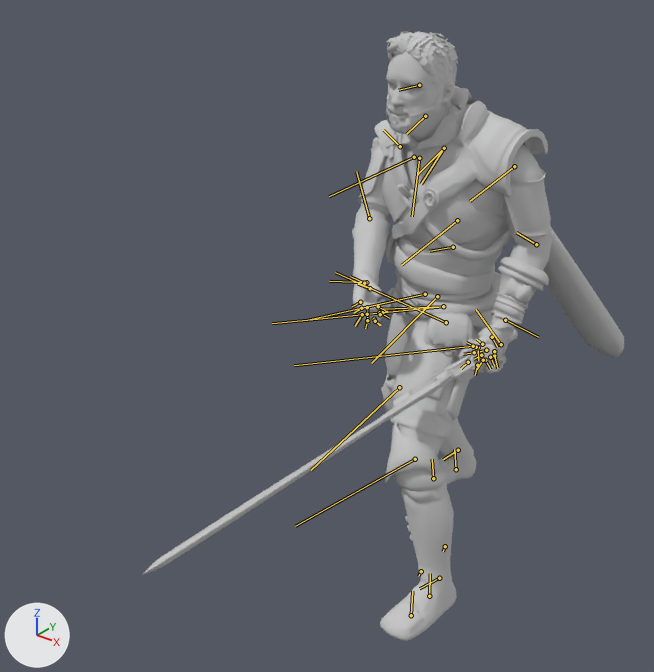
An edit to the FBX model Assets/Player/Animaciones ya separadas/ANIMATIONS_V4.0/Anim TurnAttack.FBX, drawn before and after from the same camera.
Camera for both pictures: a 50 mm camera at (1.168, -1.983, 1.766) aimed at (-0.121, -0.372, 0.767). Lighting does not change. The marker at lower left points along +X, +Y and +Z. Both versions are drawn at frame 960 of the action 'Take 001'; the numbers are the values there. The bones that bend it are drawn over the model as lines.

The first picture shows 'ArmorF', 'ArmorFront', 'Body', 'Boots LowPoly', 'Epic Gauntlet001', 'Gauntlet', 'Hair', 'Holster(Sword)', 'Object001', 'Object002', 'Object003', 'Pants001', 'Plane001', 'Polar', 'Poller', 'Sword(Blade)', 'default'.
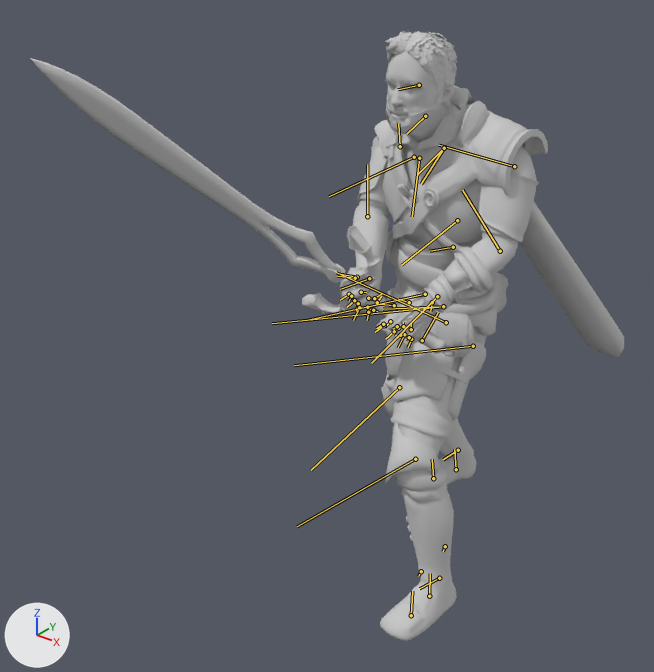
What changed in the scene script:
```text
Change bone_catriglarm1:
    where bone_catriglarm1 = bpy.data.objects['Armature'].pose.bones['CATRigLArm1']  # child of 'CATRigLArmCollarbone'
    bone_catriglarm1.rotation_quaternion: (0.71, -0.318, -0.596, 0.201) -> (0.67, -0.344, -0.385, 0.534)  # degrees (-83, -46, 73) -> degrees (-62, -9, 82)
Change bone_catriglarmpalm:
    where bone_catriglarmpalm = bpy.data.objects['Armature'].pose.bones['CATRigLArmPalm']  # child of 'CATRigLArm2'
    bone_catriglarmpalm.rotation_quaternion: (0.922, 0.317, 0.204, 0.086) -> (0.849, 0.5, 0.168, 0.014)  # degrees (41, 19, 18) -> degrees (63, 16, 11)
Change bone_catrigrarm1:
    where bone_catrigrarm1 = bpy.data.objects['Armature'].pose.bones['CATRigRArm1']  # child of 'CATRigRArmCollarbone'
    bone_catrigrarm1.rotation_quaternion: (0.643, 0.339, 0.38, 0.572) -> (0.627, 0.322, 0.315, 0.636)  # degrees (61, 6, 87) -> degrees (53, -1, 90)
Change bone_catrigrarmpalm:
    where bone_catrigrarmpalm = bpy.data.objects['Armature'].pose.bones['CATRigRArmPalm']  # child of 'CATRigRArm2'
    bone_catrigrarmpalm.rotation_quaternion: (0.942, -0.321, 0.077, 0.06) -> (0.975, 0.031, 0.176, 0.133)  # degrees (-37, 11, 4) -> degrees (7, 20, 17)
Change bone_espada:
    where bone_espada = bpy.data.objects['Armature'].pose.bones['Espada']  # child of 'CATRigHub002'
    bone_espada.location: (35.0, 14.1, -1.5) -> (27.6, 20.6, -2.1)
    bone_espada.rotation_quaternion: (0.541, -0.022, 0.227, 0.809) -> (0.003, 0.174, 0.171, 0.97)  # degrees (21, 16, 116) -> degrees (21, -20, 176)
```

Changed parts and their boxes [x1, y1, x2, y2] in the pictures (654 x 672 px):
'Sword(Blade)', posed (10% wider, 21% taller)
    before: [142, 330, 518, 575]
    after: [30, 58, 445, 354]
'Epic Gauntlet001', posed (29% wider, 13% shorter)
    before: [459, 256, 549, 373]
    after: [377, 246, 493, 348]
'Body', posed (16% narrower)
    before: [355, 34, 552, 271]
    after: [353, 34, 518, 276]
'Object002', posed (6% narrower, 9% taller)
    before: [358, 145, 552, 236]
    after: [357, 143, 539, 242]
'Plane001', posed
    before: [381, 350, 452, 484]
    after: [381, 350, 453, 484]
'Gauntlet', posed (23% wider)
    before: [352, 217, 391, 324]
    after: [342, 214, 390, 315]
'Polar', posed
    before: [360, 137, 545, 300]
    after: [359, 136, 537, 300]
'Hair', posed
    before: [387, 31, 458, 110]
    after: [386, 31, 457, 110]
bone 'CATRigLArm1', root to tip
    before: (514, 166) to (470, 201)
    after: (514, 166) to (439, 145)
bone 'CATRigLArmPalm', root to tip
    before: (505, 320) to (538, 337)
    after: (432, 302) to (430, 311)
bone 'CATRigRArm1', root to tip
    before: (400, 146) to (383, 130)
    after: (400, 146) to (398, 123)
bone 'CATRigRArmPalm', root to tip
    before: (366, 282) to (329, 281)
    after: (369, 278) to (340, 289)
bone 'Espada', root to tip
    before: (501, 344) to (476, 309)
    after: (422, 340) to (438, 312)
